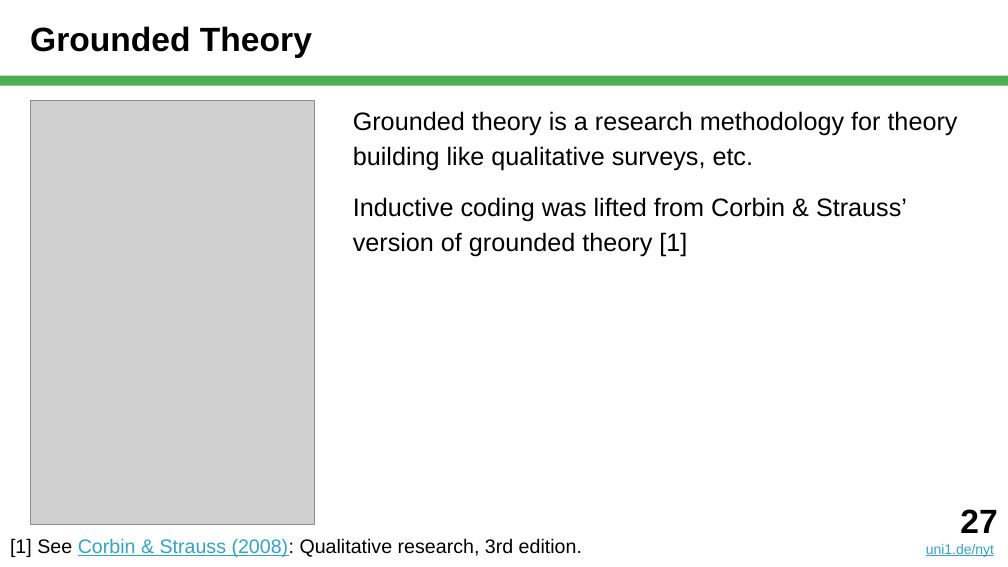
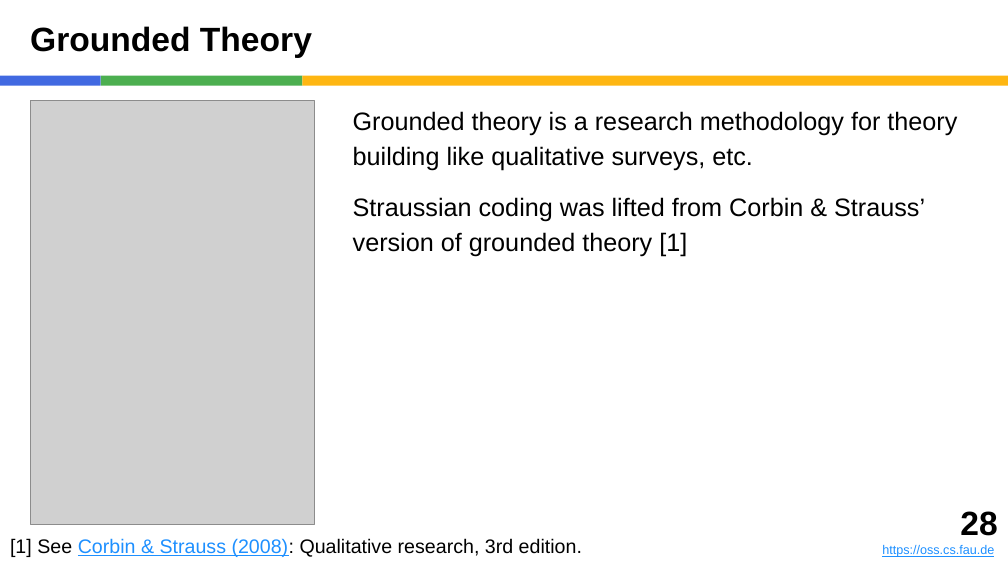
Before and after one commit to dirkriehle/nyt-course, a slide deck: slide 28 of Lecture slides/NYT B03 - Qualitative Data Analysis.pptx (slide 27 before the commit). Drawn at 1008x567 pixels with LibreOffice and Linux fonts; fonts in the diff are those of the drawing; grey boxes stand for pictures. Boxes give left, top, right and bottom in pixels: in the first picture for what was removed or moved away, otherwise in the second. Text is boxed around its words. In the diff, an @@ line names an element or a change of style, - is before the commit and + after.

Commit message:
Updates for C01 theory building

```diff
--- a/Lecture slides/NYT B03 - Qualitative Data Analysis.pptx
+++ b/Lecture slides/NYT B03 - Qualitative Data Analysis.pptx
@@ rectangle added at [0, 76, 101, 86], fill #4169E1 @@
@@ rectangle added at [101, 76, 302, 86], fill #4CAF50 @@
@@ rectangle: place and size @@
-rectangle at [0, 76, 1008, 86]
+rectangle at [302, 76, 1008, 86]
@@ rectangle at [302, 76, 1008, 86]: fill #4CAF50 to #FEB612 @@
@@ text at [353, 197, 925, 257]: text changed @@
-Inductive coding was lifted from Corbin & Strauss’ version of grounded theory [1]
+Straussian coding was lifted from Corbin & Strauss’ version of grounded theory [1]
@@ text "[1] See Corbin & Strauss ..." at [10, 538, 582, 557]: text colour #34A3C5 to #1E90FF in "Corbin & Strauss (2008):" @@
@@ text removed at [926, 509, 997, 557] @@
-27
-uni1.de/nyt
@@ text added at [882, 511, 997, 557], 9 pt, text #1E90FF, underline @@
+28
+https://oss.cs.fau.de
```
Also in this commit, not shown: 59 other slides changed, 1 slide added, 3 other files.
